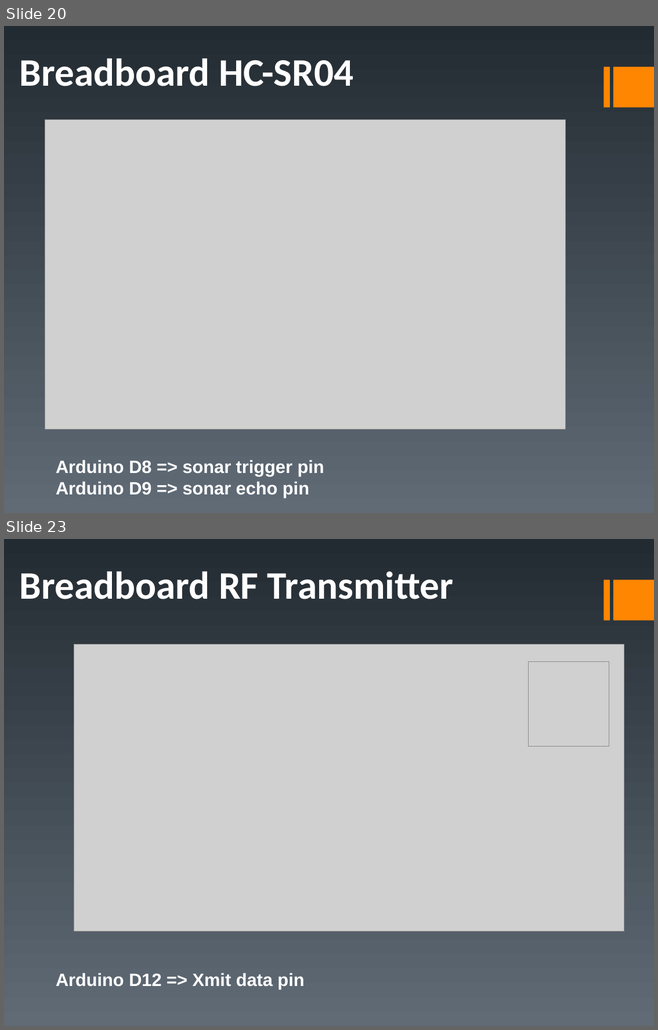
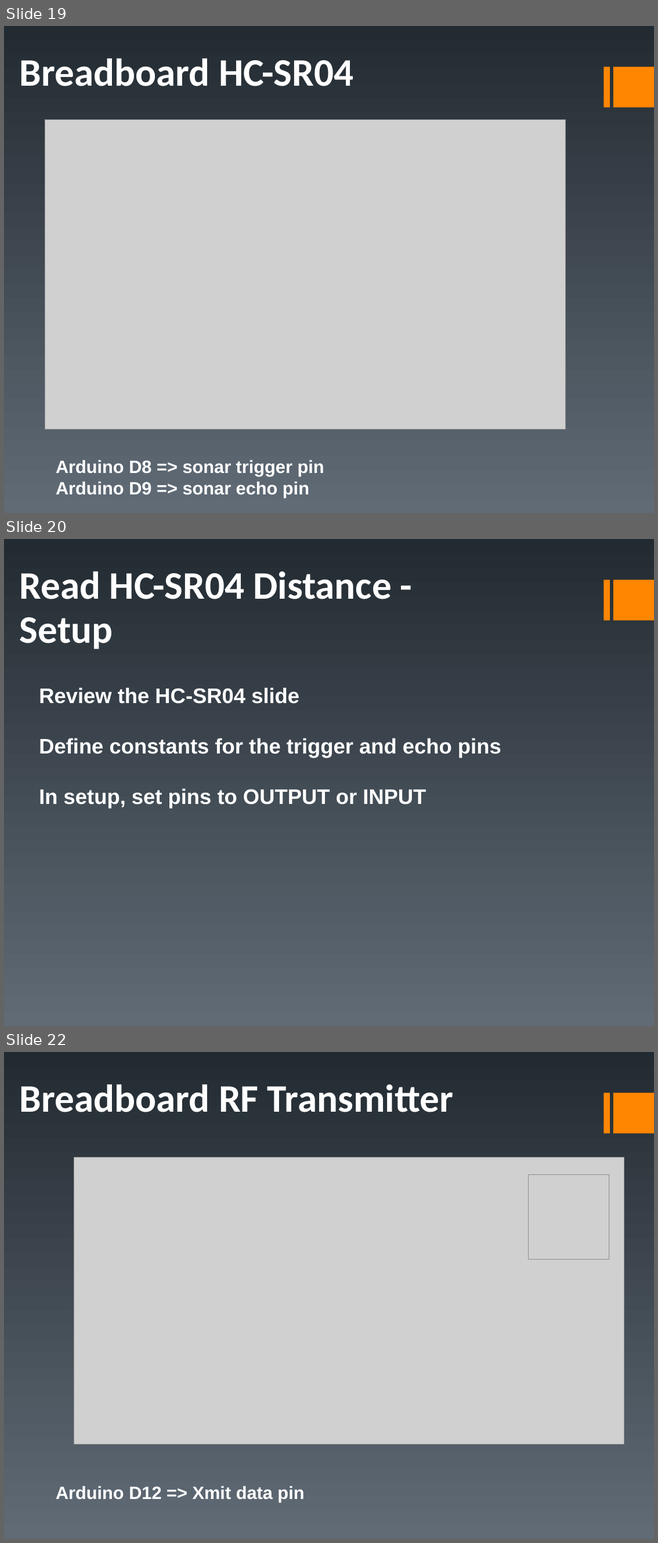
Before and after one commit to fwin-dev/arduino_sonar_web_api, a slide deck: examples/duinofest.ppt. Shown one above the other, each under a label of ours: slides 20 and 23 before the commit, slides 19, 20 and 22 after it; the slides between them are not shown. The pictures are 658x1030 and 658x1543 pixels, drawn with LibreOffice and Linux fonts; fonts in the diff are those of the drawing; grey boxes stand for pictures. Boxes give left, top, right and bottom in pixels: in the first picture for what was removed or moved away, otherwise in the second. Text is boxed around its words. In the diff, an @@ line names an element or a change of style, - is before the commit and + after.

```diff
--- a/examples/duinofest.ppt
+++ b/examples/duinofest.ppt
@@ slide 20 added at bbox=[4, 539, 654, 1026], background gradient #232B32 to #606B76; not listed: 2 template elements that a slide beside it also shows @@
@@ text added at bbox=[20, 571, 391, 649], 48 pt, text #FFFFFF, bold @@
+Read HC-SR04 Distance -
+Setup
@@ text added at bbox=[39, 687, 501, 809], 26 pt, text #FFFFFF, bold @@
+Review the HC-SR04 slide
+Define constants for the trigger and echo pins
+In setup, set pins to OUTPUT or INPUT
@@ what was slide 20 is now slide 19 @@
@@ what was slide 23 is now slide 22 @@
```
Also in this commit, not shown: 10 slides changed, 1 other slide added, 3 slides removed, 4 other files.
